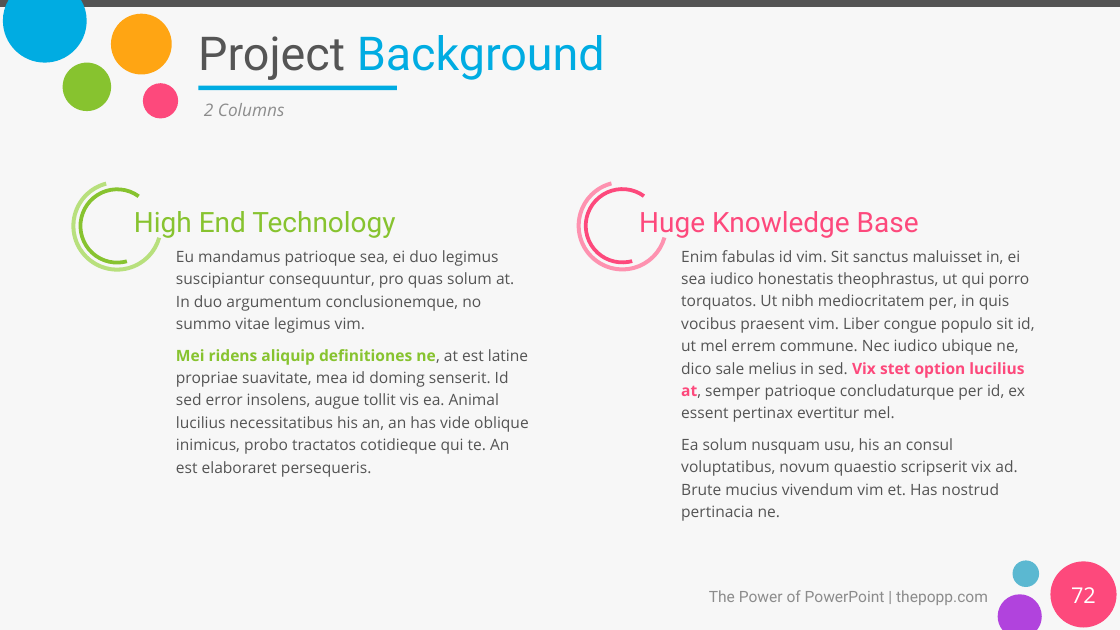
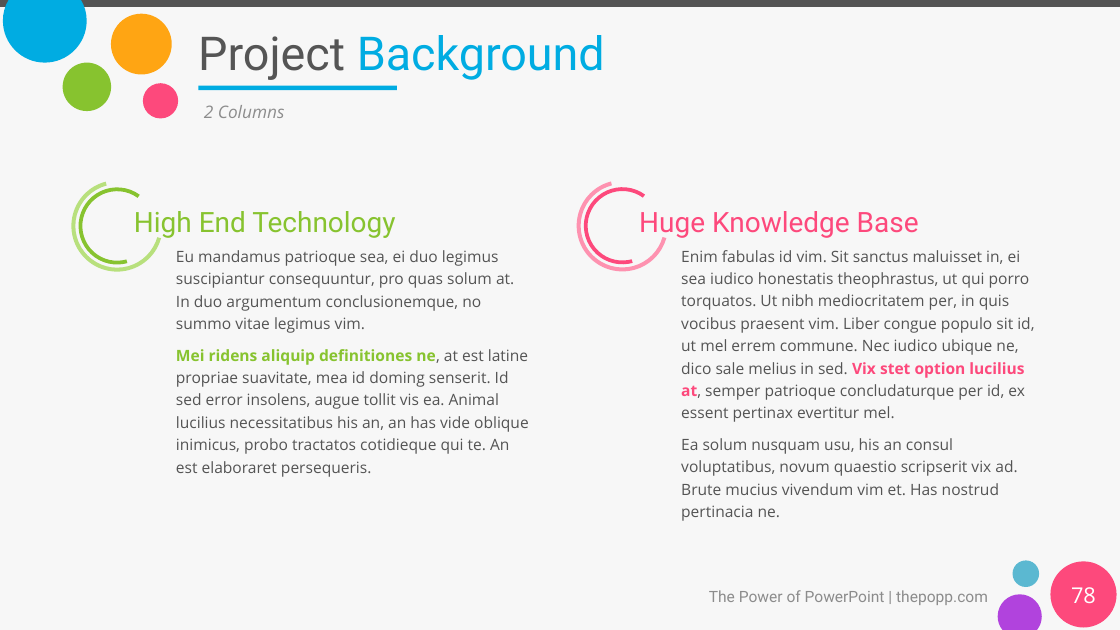
Before and after one commit to gp34446/desafio3, a slide deck: slide 78 of Presentación_desafio_3.pptx (slide 72 before the commit). Drawn at 1120x630 pixels with LibreOffice and Linux fonts; fonts in the diff are those of the drawing. Boxes give left, top, right and bottom in pixels: in the first picture for what was removed or moved away, otherwise in the second. Text is boxed around its words. In the diff, an @@ line names an element or a change of style, - is before the commit and + after.

```diff
--- a/Presentación_desafio_3.pptx
+++ b/Presentación_desafio_3.pptx
@@ text "2 Columns" at <box>204,105,285,118</box>: line spacing 1 to 1.1 @@
@@ page number at <box>1071,587,1096,603</box>: text changed @@
-72
+78
```
Also in this commit, not shown: 42 other slides changed, 6 slides added.
